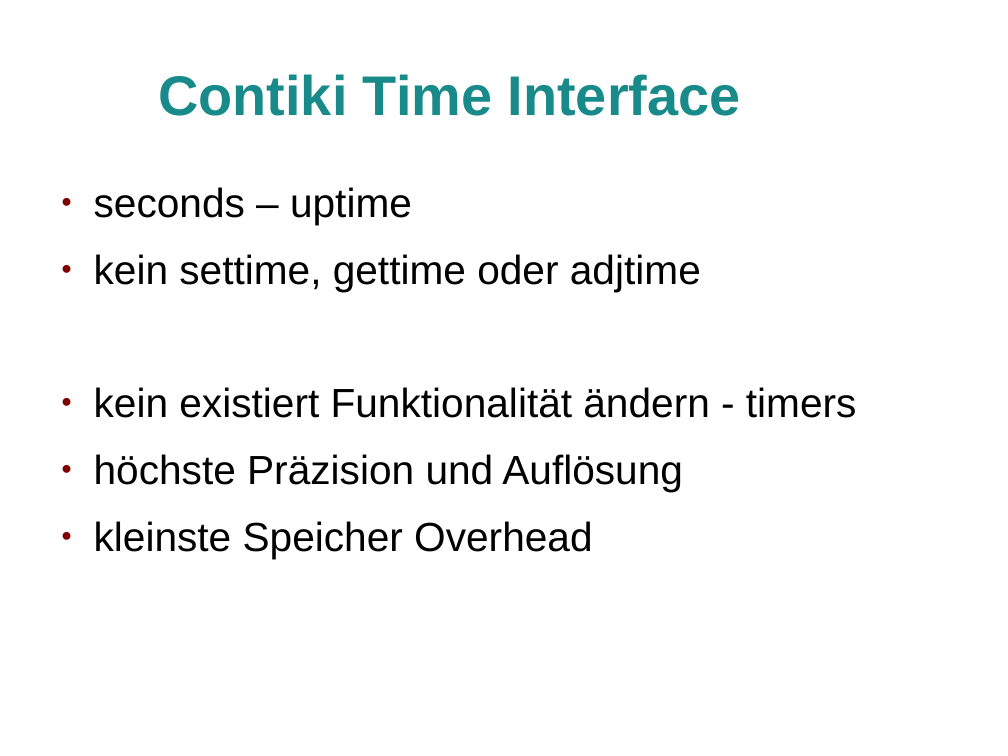
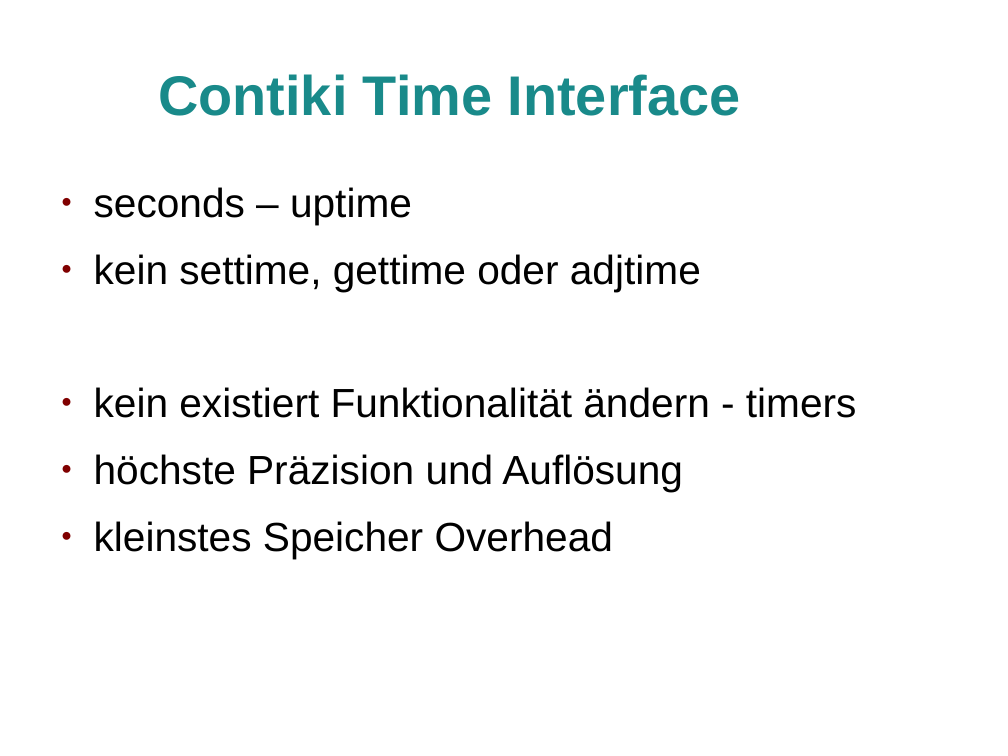
Before and after one commit to jlusticky/Bachelor-thesis, a slide deck: slide 11 of kolloquium/kolloquium.odp. Drawn at 1008x756 pixels with LibreOffice and Linux fonts; fonts in the diff are those of the drawing; background and template pictures are left out. Boxes give left, top, right and bottom in pixels: in the first picture for what was removed or moved away, otherwise in the second. Text is boxed around its words. In the diff, an @@ line names an element or a change of style, - is before the commit and + after.

```diff
--- a/kolloquium/kolloquium.odp
+++ b/kolloquium/kolloquium.odp
@@ text at <box>94,521,613,559</box>: text changed @@
-● kleinste Speicher Overhead
+● kleinstes Speicher Overhead
```
Also in this commit, not shown: 1 other slide changed, 1 slide added, 1 slide removed, 1 other file.
